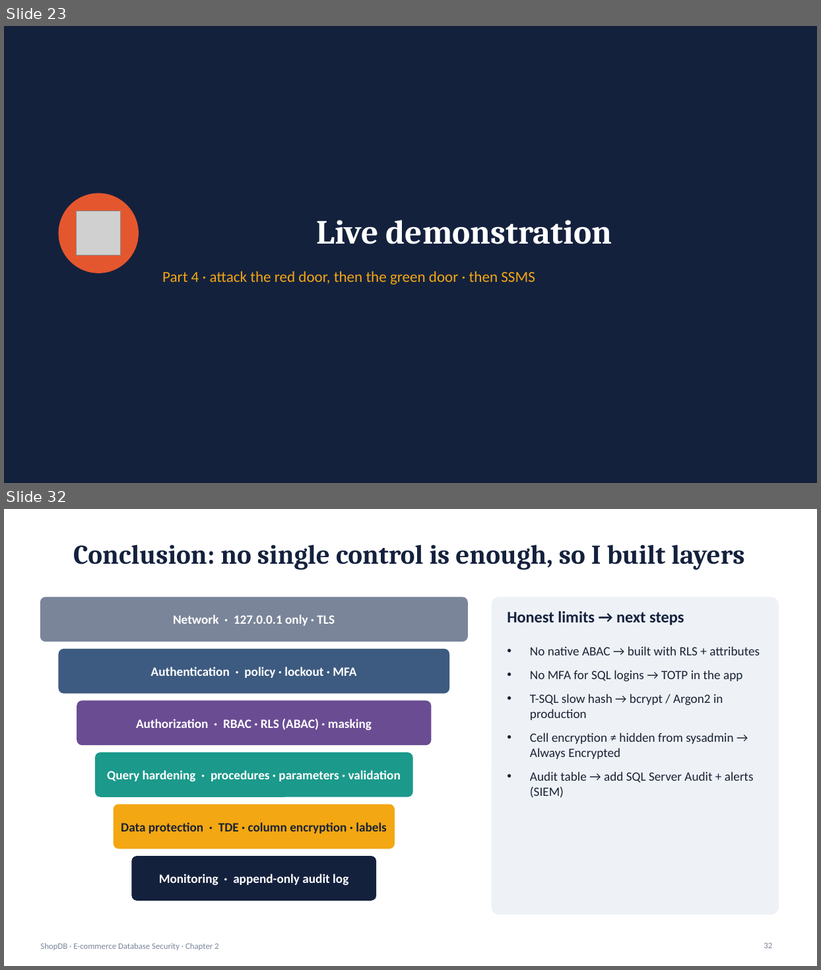
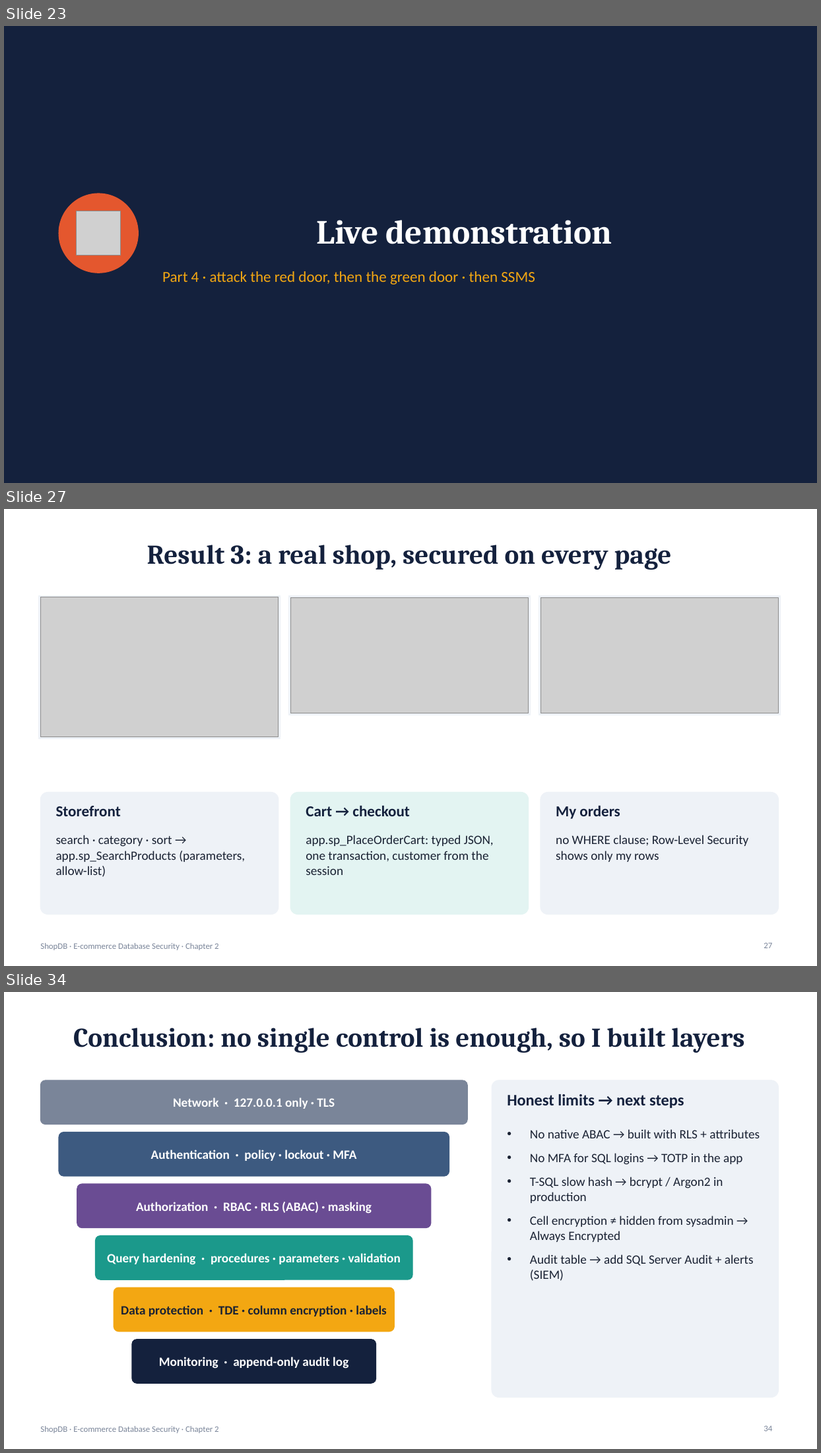
Before and after one commit to nebyu11/infinix-freefire-photobooth, a slide deck: db-security-ecommerce/presentation/DB_Security_Ecommerce.pptx. Shown one above the other, each under a label of ours: slides 23 and 32 before the commit, slides 23, 27 and 34 after it; the slides between them are not shown. The pictures are 821x970 and 821x1453 pixels, drawn with LibreOffice and Linux fonts; fonts in the diff are those of the drawing; grey boxes stand for pictures. Boxes give left, top, right and bottom in pixels: in the first picture for what was removed or moved away, otherwise in the second. Text is boxed around its words. In the diff, an @@ line names an element or a change of style, - is before the commit and + after.

```diff
--- a/db-security-ecommerce/presentation/DB_Security_Ecommerce.pptx
+++ b/db-security-ecommerce/presentation/DB_Security_Ecommerce.pptx
@@ slide 27 added at [4,509,817,966], background #FFFFFF; not listed: 1 template element that a slide beside it also shows @@
@@ title added at [147,545,672,570], 32 pt, text #14213D, bold @@
+Result 3: a real shop, secured on every page
@@ rectangle added at [39,595,281,739], fill #EEF2F7, outline #EEF2F7 1 pt @@
@@ picture added at [40,597,279,737] @@
@@ rectangle added at [289,595,531,715], fill #EEF2F7, outline #EEF2F7 1 pt @@
@@ picture added at [290,597,529,714] @@
@@ rectangle added at [539,595,781,715], fill #EEF2F7, outline #EEF2F7 1 pt @@
@@ picture added at [541,597,779,714] @@
@@ rounded rectangle added at [40,793,279,915], fill #EEF2F7, outline #EEF2F7 1 pt @@
@@ rounded rectangle added at [290,793,529,915], fill #E3F4F2, outline #E3F4F2 1 pt @@
@@ text added at [306,805,410,817], 18 pt, text #14213D, bold @@
+Cart → checkout
@@ rounded rectangle added at [541,793,779,915], fill #EEF2F7, outline #EEF2F7 1 pt @@
@@ text added at [556,805,620,819], 18 pt, text #14213D, bold @@
+My orders
@@ text added at [56,806,121,817], 18 pt, text #14213D, bold @@
+Storefront
@@ text added at [56,835,245,877], 15 pt, text #1A2233 @@
+search · category · sort → app.sp_SearchProducts (parameters, allow-list)
@@ text added at [306,835,494,875], 15 pt, text #1A2233 @@
+app.sp_PlaceOrderCart: typed JSON, one transaction, customer from the session
@@ text added at [556,835,749,862], 15 pt, text #1A2233 @@
+no WHERE clause; Row-Level Security shows only my rows
@@ page number added at [764,943,772,949], 10 pt, text #7A8599 @@
+27
@@ what was slide 32 is now slide 34 @@
@@ page number at [764,1426,772,1432]: text changed @@
-32
+34
```
Also in this commit, not shown: 8 slides changed, 1 other slide added, 57 other files.
